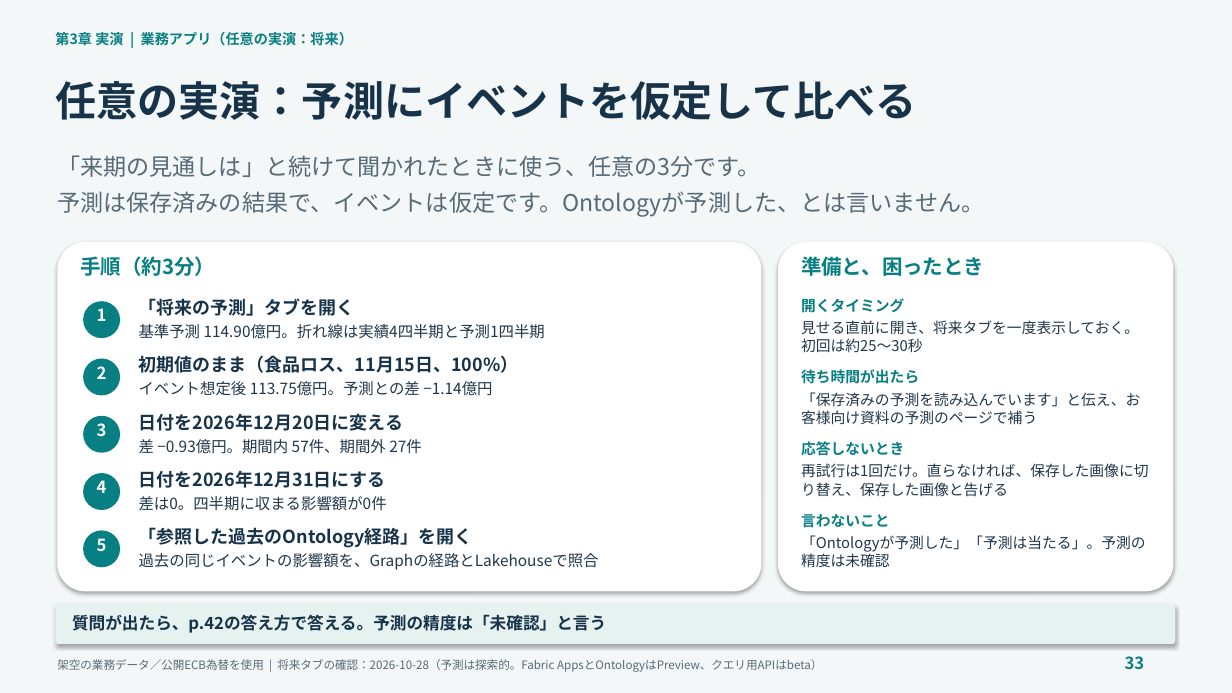
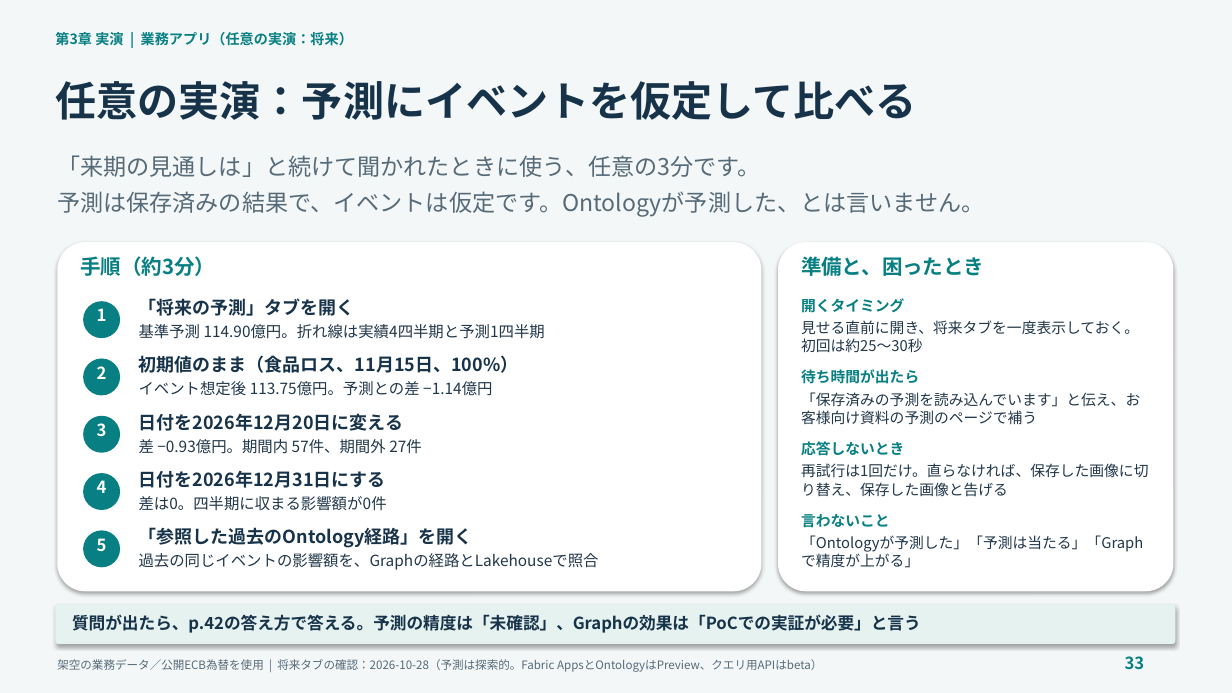
Before and after one commit to c-nova/FabricOntology_Trading, a slide deck: slide 33 of decks/TradingOntology_Demo_Presenter_Guide_JA.pptx. Drawn at 1232x693 pixels with LibreOffice and Linux fonts; fonts in the diff are those of the drawing. Boxes give left, top, right and bottom in pixels: in the first picture for what was removed or moved away, otherwise in the second. Text is boxed around its words. In the diff, an @@ line names an element or a change of style, - is before the commit and + after.

```diff
--- a/decks/TradingOntology_Demo_Presenter_Guide_JA.pptx
+++ b/decks/TradingOntology_Demo_Presenter_Guide_JA.pptx
@@ text at (801, 535, 1143, 568): text changed @@
-「Ontologyが予測した」「予測は当たる」。予測の精度は未確認
+「Ontologyが予測した」「予測は当たる」「Graphで精度が上がる」
@@ text at (72, 614, 921, 633): text changed @@
-質問が出たら、p.42の答え方で答える。予測の精度は「未確認」と言う
+質問が出たら、p.42の答え方で答える。予測の精度は「未確認」、Graphの効果は「PoCでの実証が必要」と言う
```
Also in this commit, not shown: 1 other slide changed, 4 other files.
